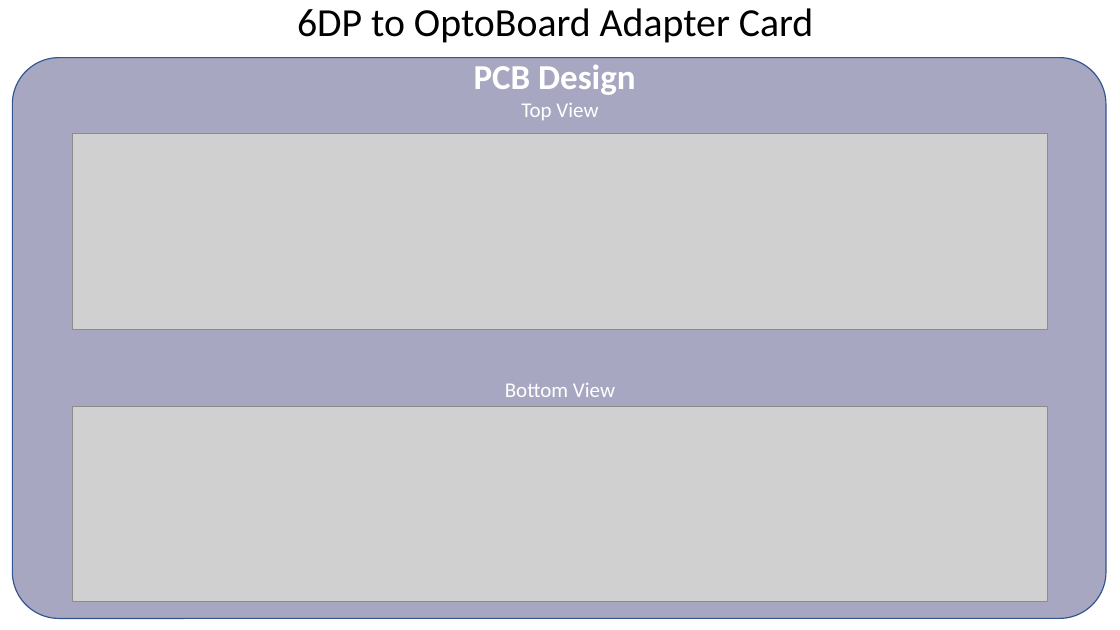
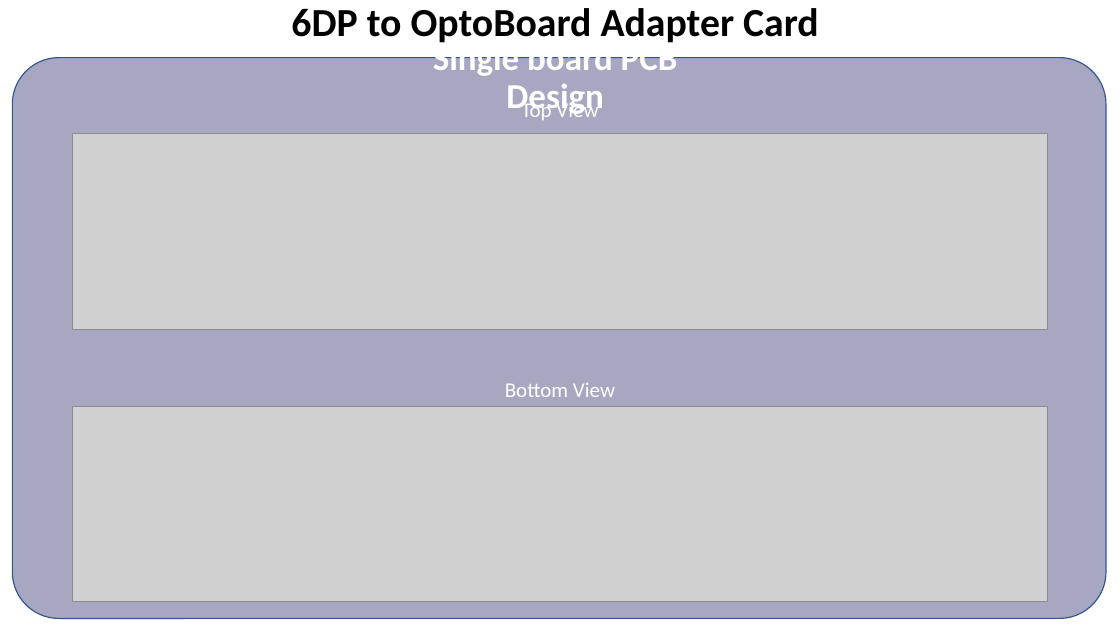
Before and after one commit to zazachubin/RD53B_Quad_6DP_to_ERF8_Data_Adapter, a slide deck: slide 1 of Docs/Production Guide.pptx. Drawn at 1120x630 pixels with LibreOffice and Linux fonts; fonts in the diff are those of the drawing; grey boxes stand for pictures. Boxes give left, top, right and bottom in pixels: in the first picture for what was removed or moved away, otherwise in the second. Text is boxed around its words. In the diff, an @@ line names an element or a change of style, - is before the commit and + after.

Commit message:
add Panel board production gerber files

```diff
--- a/Docs/Production Guide.pptx
+++ b/Docs/Production Guide.pptx
@@ text "6DP to OptoBoard Adapter Card" at (x1=291, y1=8, x2=819, y2=43): bold on @@
@@ title at (x1=433, y1=41, x2=678, y2=117): text changed @@
-PCB Design
+Single board PCB Design
```
Also in this commit, not shown: 2 other slides changed, 2 slides added, 28 other files.
